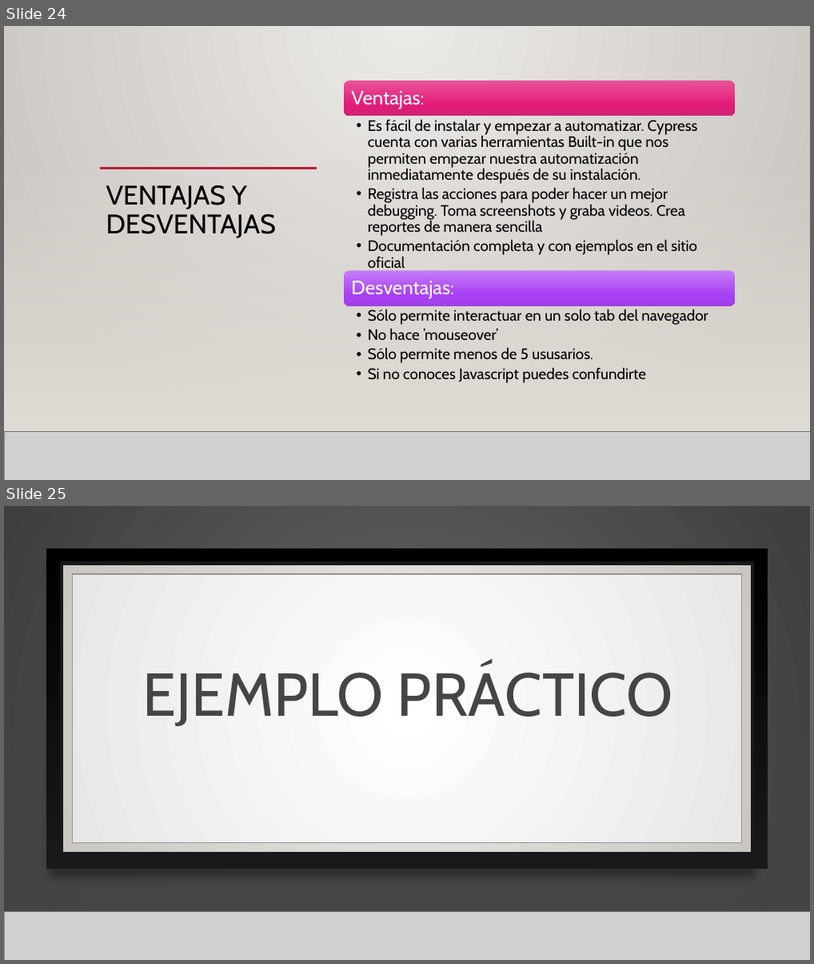
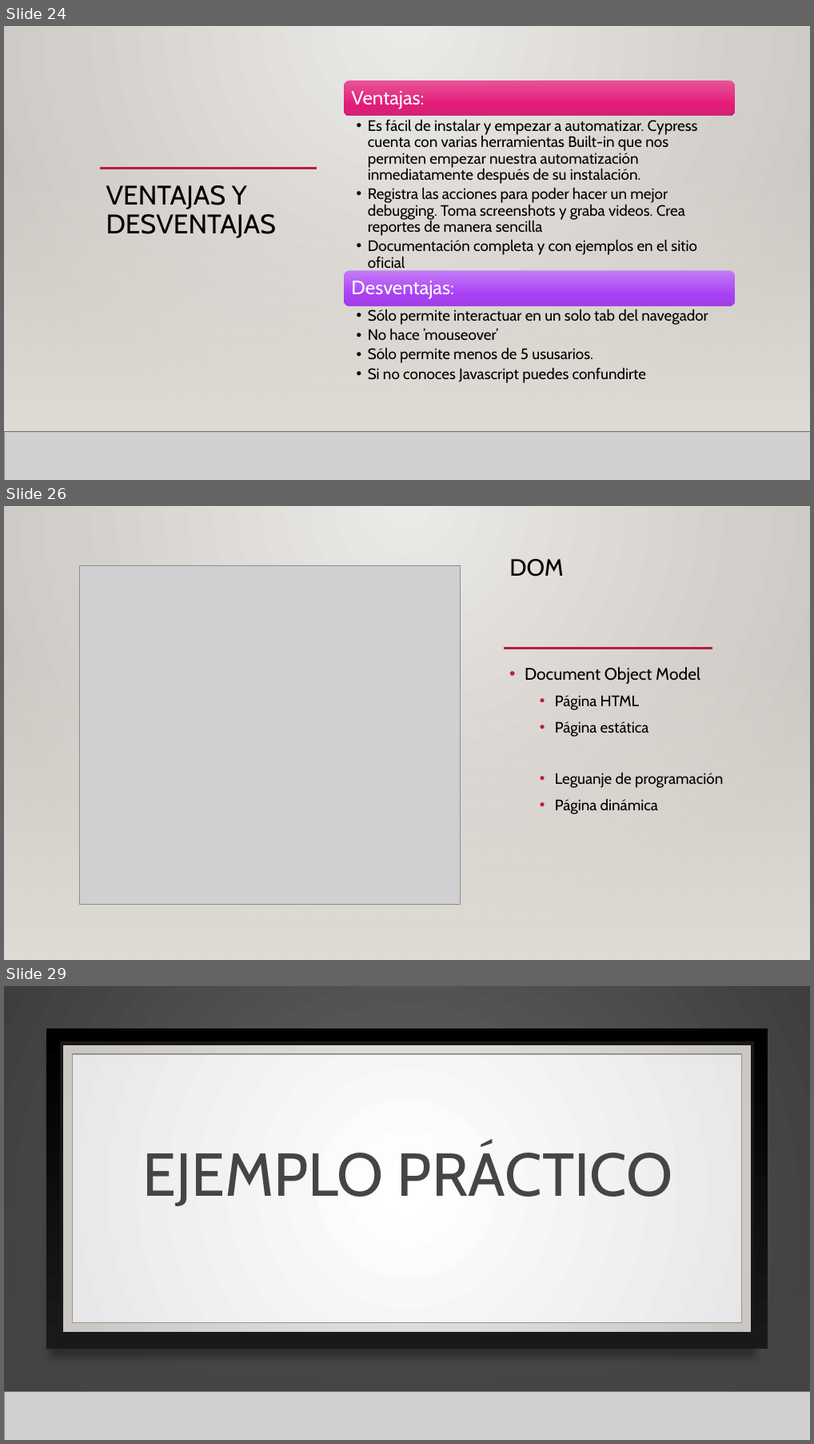
Before and after one commit to hdelreal/CypressTutorial, a slide deck: QA Automation.pptx. Shown one above the other, each under a label of ours: slides 24 and 25 before the commit, slides 24, 26 and 29 after it; the slides between them are not shown. The pictures are 814x964 and 814x1444 pixels, drawn with LibreOffice and Linux fonts; fonts in the diff are those of the drawing; grey boxes stand for pictures; background and template pictures are left out. Boxes give left, top, right and bottom in pixels: in the first picture for what was removed or moved away, otherwise in the second. Text is boxed around its words. In the diff, an @@ line names an element or a change of style, - is before the commit and + after.

```diff
--- a/QA Automation.pptx
+++ b/QA Automation.pptx
@@ slide 26 added at [4,506,810,960], background gradient #ECEAE7 to #CAC7C1; not listed: 3 template elements that a slide beside it also shows @@
@@ rectangle added at [4,506,810,960], fill gradient #ECEAE7 to #CAC7C1 @@
@@ picture added at [79,566,460,904] @@
@@ title added at [510,559,564,576], 28 pt, text #000000 @@
+DOM
@@ rectangle added at [4,640,810,960], fill gradient #DFDBD5 @@
@@ line added from (504, 648) to (713, 648), #B71E42 2.5 pt @@
@@ text added at [525,667,723,814], 18 pt, text #000000 @@
+• Document Object Model
+  • Página HTML
+  • Página estática
+  • Leguanje de programación
+  • Página dinámica
@@ what was slide 25 is now slide 29 @@
```
Also in this commit, not shown: 3 other slides added.
